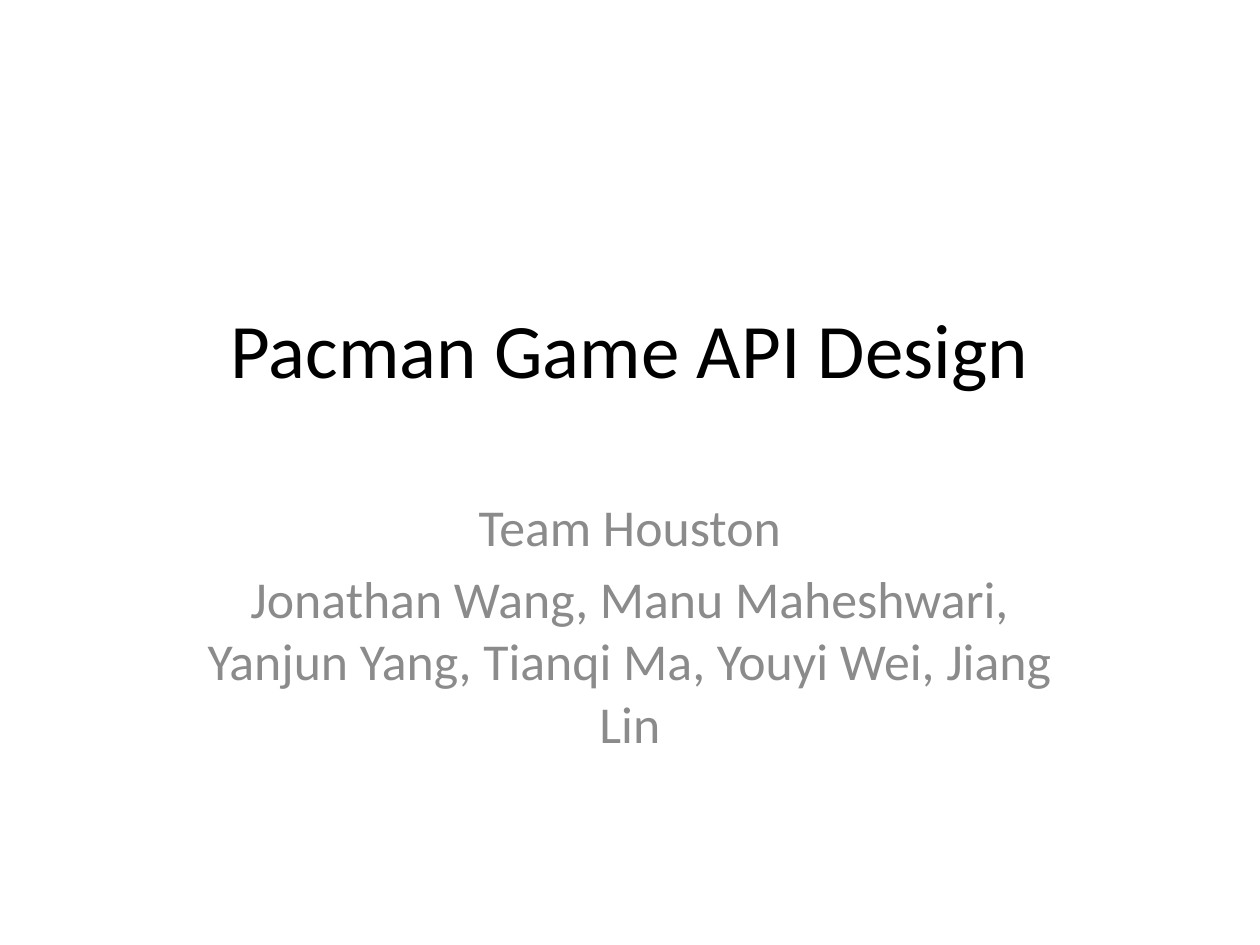
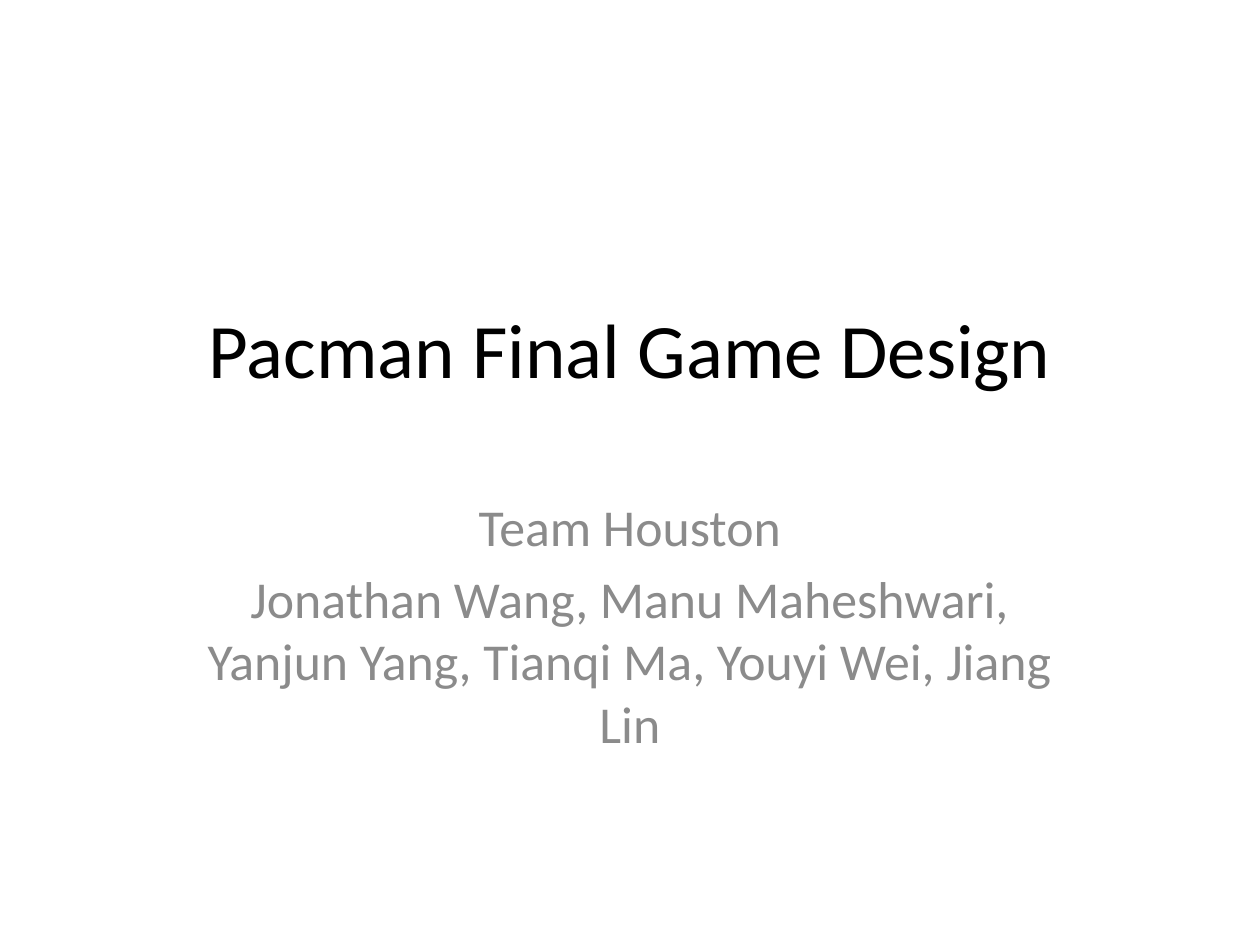
Before and after one commit to 11manu96/comp504-H7, a slide deck: slide 1 of src/main/resources/hw7_presentation.pptx. Drawn at 1260x945 pixels with LibreOffice and Linux fonts; fonts in the diff are those of the drawing. Boxes give left, top, right and bottom in pixels: in the first picture for what was removed or moved away, otherwise in the second. Text is boxed around its words. In the diff, an @@ line names an element or a change of style, - is before the commit and + after.

```diff
--- a/src/main/resources/hw7_presentation.pptx
+++ b/src/main/resources/hw7_presentation.pptx
@@ title at <box>209,324,1050,392</box>: text changed @@
-Pacman Game API Design
+Pacman Final Game Design
```
Also in this commit, not shown: 5 other slides changed, 4 slides added, 19 other files.
